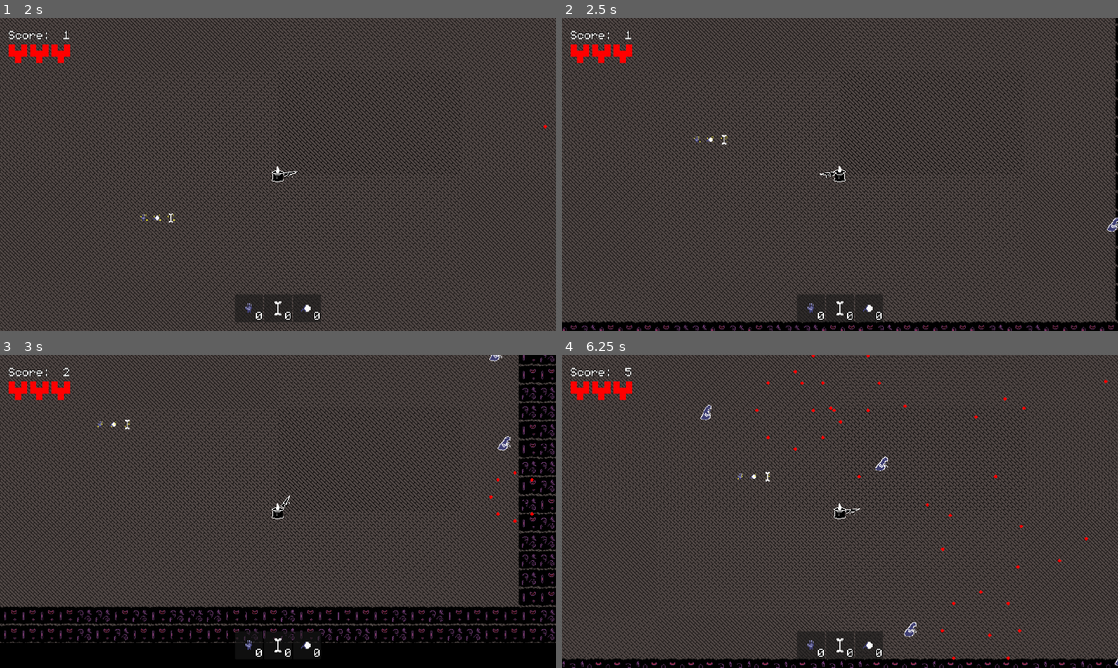
Above: before the commit, frames 1-4 (two rows, left to right).
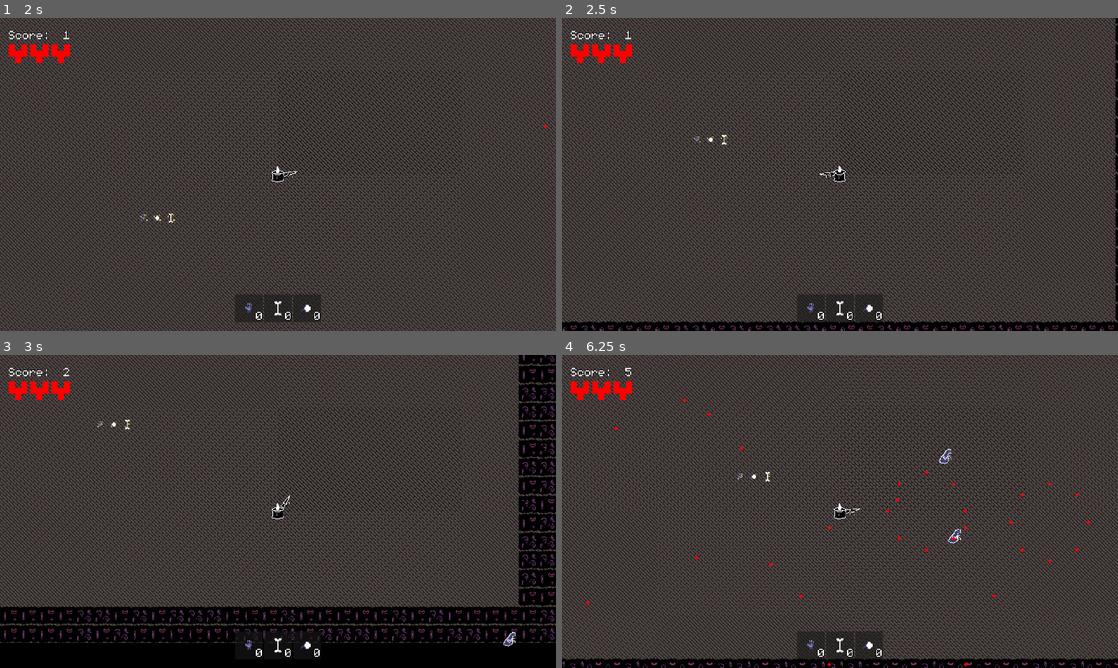
Above: after the commit, the same moments.

Repository: pablopenna/out-of-philosophers-stones
Game: Godot game, scene res://scenes/levels/main_menu.tscn
The game is run twice, just before and just after one commit, with the same random seed, the same clock (stepped at 60 frames per second) and the same inputs.
Inputs (mouse positions are in pixels of both pictures, inside the frame that each line leads up to):
- Up to frame 1 (2 s): click "Start Game" at 0.5 s; move the mouse to (400, 158) at 1.27 s; hold D (move_right) from 1.28 s (still down); click (400, 158) at 1.35 s
- Up to frame 2 (2.5 s): move the mouse to (728, 190) at 2.02 s; release D (move_right) at 2.03 s; hold S (move_down) from 2.03 s (still down); tap 2 (toss_bone) at 2.1 s
- Up to frame 3 (3 s): move the mouse to (333, 442) at 2.77 s; release S (move_down) at 2.78 s; hold D (move_right) from 2.78 s (still down); tap 3 (toss_eye) at 2.85 s
- Up to frame 4 (6.25 s): move the mouse to (812, 574) at 3.52 s; release D (move_right) at 3.53 s; hold W (move_up) 3.53-4.28 s; tap 1 (toss_hand) at 3.6 s; move the mouse to (1006, 558) at 4.27 s; hold Shift (walk) 4.28-5.03 s; hold A (move_left) 4.28-5.78 s; move the mouse to (673, 464) at 5.02 s; click (673, 464) at 5.1 s; move the mouse to (867, 511) at 5.77 s; hold S (move_down) from 5.78 s (still down); tap 2 (toss_bone) at 5.85 s

Frame 1 is identical in both runs. In frame 2, less than 0.1% of the frame differs, in the area x 98-100%, y 63-69%; in frame 3, 0.2%; in frame 4, 0.7%, in the area x 4-100%, y 0-100%.

Commit message:
Ammend previous commit by introducing a new loading screen scene that makes transitioning much easier and painless

Diff:
--- a/project.godot
+++ b/project.godot
@@ -19,8 +19,9 @@
 [autoload]
 
 GlobalEvents="*res://scenes/global_events.gd"
-AddToTreeUtils="*res://scenes/utils/add_to_tree_utils.gd"
+AddToTreeUtils="*res://scenes/auto_loads/add_to_tree_utils.gd"
 GlobalMusicPlayer="*res://scenes/global_music_player.gd"
+SceneLoaderUtil="*res://scenes/auto_loads/scene_loader_util.gd"
 
 [debug]
 
--- /dev/null
+++ b/scenes/auto_loads/scene_loader_util.gd
@@ -0,0 +1,23 @@
+extends Node # Autoload
+
+enum LoadableScene {
+	MAIN_MENU,
+	GAME,
+	GAME_OVER
+}
+
+var _scene_path_catalog: Dictionary = {
+	LoadableScene.MAIN_MENU: "res://scenes/levels/main_menu.tscn",
+	LoadableScene.GAME: "res://scenes/levels/game.tscn",
+	LoadableScene.GAME_OVER: "res://scenes/levels/game_over.tscn"
+}
+
+## Opens a loading screen to load the target scene from the resource path.
+## target: The target scene resource path
+## parameters: An optional set of parameters to pass to the new scene. Keep in mind the target scene needs to understand the parameters for them to work.
+func load_screen_to_scene(target: LoadableScene, parameters: Dictionary = {}) -> void:
+	var loading_screen = preload("res://scenes/loading_screen/loading_screen.tscn").instantiate() # Godot handles loading the loading screen upon game startup. We'll instance a new one here.
+	var next_scene_path = _scene_path_catalog[target]
+	loading_screen.next_scene_path = next_scene_path # Assign the next scene to the loader so it knows what to load
+	loading_screen.parameters = parameters # And the parameters to pass along
+	get_tree().current_scene.add_child(loading_screen) # Add the loading screen to the current scene. Note that this does not replace the current scene, so if you want the current scene to stop doing things, you'll need to pause it.
--- /dev/null
+++ b/scenes/common/button_load_scene.gd
@@ -0,0 +1,9 @@
+extends Button
+
+@export var scene_to_load: SceneLoaderUtil.LoadableScene
+
+func _ready() -> void:
+	pressed.connect(_on_pressed)
+
+func _on_pressed() -> void:
+	SceneLoaderUtil.load_screen_to_scene(scene_to_load)
--- a/scenes/game_state/game_state_manager.gd
+++ b/scenes/game_state/game_state_manager.gd
@@ -4,6 +4,8 @@
 
 const score_added_for_killed_enemy: int = 10
 const score_added_for_time_in_game_passed: int = 1
+
+var game_over_scene
 
 func _ready() -> void:
 	score = 0
@@ -22,5 +24,4 @@
 	GlobalEvents.score_updated.emit(score)
 
 func _game_over() -> void:
-	GlobalEvents.show_gameover_screen.emit(score)
-	get_tree().change_scene_to_file.call_deferred("res://scenes/levels/game_over.tscn")
+	SceneLoaderUtil.load_screen_to_scene(SceneLoaderUtil.LoadableScene.GAME_OVER, {"score": score})
--- a/scenes/levels/game.tscn
+++ b/scenes/levels/game.tscn
@@ -1,7 +1,8 @@
-[gd_scene load_steps=11 format=3 uid="uid://cgr1cp3u4fqks"]
+[gd_scene load_steps=12 format=3 uid="uid://cgr1cp3u4fqks"]
 
 [ext_resource type="PackedScene" uid="uid://dd37u1aoewtfa" path="res://scenes/game_state/game_state_manager.tscn" id="1_4cf3b"]
 [ext_resource type="PackedScene" uid="uid://bb1aihwwoqf1r" path="res://scenes/ui/in_game_ui/in_game_ui.tscn" id="1_7h547"]
+[ext_resource type="Script" path="res://scenes/loading_screen/loadable_scene.gd" id="1_id4g0"]
 [ext_resource type="Script" path="res://scenes/game_state/in-game-timer.gd" id="3_0cpyb"]
 [ext_resource type="Script" path="res://scenes/camera.gd" id="4_54scb"]
 [ext_resource type="Texture2D" uid="uid://b565nqi88eb6f" path="res://art/background.png" id="5_dhgss"]
@@ -14,6 +15,7 @@
 size = Vector2(1386, 789)
 
 [node name="Main" type="Node2D"]
+script = ExtResource("1_id4g0")
 
 [node name="GameStateManager" parent="." instance=ExtResource("1_4cf3b")]
 
--- /dev/null
+++ b/scenes/levels/game_over.gd
@@ -0,0 +1,5 @@
+extends LoadableScreen
+
+func _ready():
+	var game_over_iu = get_child(0)
+	game_over_iu.set_score.emit(parameters["score"])
--- a/scenes/levels/game_over.tscn
+++ b/scenes/levels/game_over.tscn
@@ -1,7 +1,9 @@
-[gd_scene load_steps=2 format=3 uid="uid://blbjnddiioi5r"]
+[gd_scene load_steps=3 format=3 uid="uid://blbjnddiioi5r"]
 
 [ext_resource type="PackedScene" uid="uid://bdxwyie4plx0y" path="res://scenes/ui/game_over/game_over_ui.tscn" id="1_obfyh"]
+[ext_resource type="Script" path="res://scenes/levels/game_over.gd" id="1_w0mgl"]
 
 [node name="GameOver" type="Node2D"]
+script = ExtResource("1_w0mgl")
 
 [node name="GameOver" parent="." instance=ExtResource("1_obfyh")]
--- a/scenes/levels/main_menu.tscn
+++ b/scenes/levels/main_menu.tscn
@@ -1,7 +1,9 @@
-[gd_scene load_steps=2 format=3 uid="uid://kgnnowhxcver"]
+[gd_scene load_steps=3 format=3 uid="uid://kgnnowhxcver"]
 
 [ext_resource type="PackedScene" uid="uid://dvv0o50flnpd8" path="res://scenes/ui/main_menu/main_menu_ui.tscn" id="1_mnvek"]
+[ext_resource type="Script" path="res://scenes/loading_screen/loadable_scene.gd" id="1_p1fq2"]
 
 [node name="MainMenu" type="Node2D"]
+script = ExtResource("1_p1fq2")
 
 [node name="MainMenuUI" parent="." instance=ExtResource("1_mnvek")]
--- /dev/null
+++ b/scenes/loading_screen/loadable_scene.gd
@@ -0,0 +1,3 @@
+class_name LoadableScreen extends Node
+
+var parameters: Dictionary
--- /dev/null
+++ b/scenes/loading_screen/loading_screen.gd
@@ -0,0 +1,19 @@
+extends CanvasLayer
+
+@export_file("*.tscn") var next_scene_path: String # Determines which scene to load
+@export var parameters: Dictionary # Temporarily stores parameters to be passed to target scene
+
+func _ready():
+	ResourceLoader.load_threaded_request(next_scene_path) # Starts the loading process behind the scenes
+
+func _process(delta):
+	if ResourceLoader.load_threaded_get_status(next_scene_path) == ResourceLoader.THREAD_LOAD_LOADED: # Checks to see if the file is finished loading
+		set_process(false) # Stops the process function; otherwise this block will be called multiple times and cause errors
+		# await get_tree().create_timer(1).timeout # Added a delay for testing purposes. Can be removed in the final game.
+		var new_scene: PackedScene = ResourceLoader.load_threaded_get(next_scene_path) # Gets the loaded scene, which is packed, so it'll have to be manually instantiated
+		var new_node = new_scene.instantiate() # Instantiates a copy of the loaded scene
+		new_node.parameters = parameters # Assigns parameters to new scene
+		var current_scene = get_tree().current_scene # Stores the currently active scene, so we can replace it later
+		get_tree().get_root().add_child(new_node) # Adds the new scene to the scene tree. This MUST happen before assigning it as the current scene.
+		get_tree().current_scene = new_node # Assigns our new scene as the current scene
+		current_scene.queue_free() # Now we can remove the original scene
--- /dev/null
+++ b/scenes/loading_screen/loading_screen.tscn
@@ -0,0 +1,40 @@
+[gd_scene load_steps=3 format=3 uid="uid://dgr8tntdjx25n"]
+
+[ext_resource type="Script" path="res://scenes/loading_screen/loading_screen.gd" id="1_p1pxk"]
+[ext_resource type="Theme" uid="uid://jfuat3dv2f8r" path="res://other_resources/oops_theme.tres" id="1_q67ip"]
+
+[node name="LoadingScreen" type="CanvasLayer"]
+script = ExtResource("1_p1pxk")
+
+[node name="Control" type="Control" parent="."]
+layout_mode = 3
+anchors_preset = 15
+anchor_right = 1.0
+anchor_bottom = 1.0
+grow_horizontal = 2
+grow_vertical = 2
+theme = ExtResource("1_q67ip")
+
+[node name="TextureRect" type="ColorRect" parent="Control"]
+layout_mode = 1
+anchors_preset = 15
+anchor_right = 1.0
+anchor_bottom = 1.0
+grow_horizontal = 2
+grow_vertical = 2
+color = Color(0, 0, 0, 1)
+
+[node name="Label" type="Label" parent="Control"]
+layout_mode = 1
+anchors_preset = 8
+anchor_left = 0.5
+anchor_top = 0.5
+anchor_right = 0.5
+anchor_bottom = 0.5
+offset_left = -37.5
+offset_top = -13.0
+offset_right = 37.5
+offset_bottom = 13.0
+grow_horizontal = 2
+grow_vertical = 2
+text = "Loading..."
--- a/scenes/player/player.tscn
+++ b/scenes/player/player.tscn
@@ -91,7 +91,7 @@
 
 [node name="HealthPointsManager" parent="." node_paths=PackedStringArray("hurtbox") instance=ExtResource("6_v44fv")]
 hurtbox = NodePath("../Hurtbox")
-health = 1
+health = 3
 
 [node name="HurtSound" type="AudioStreamPlayer" parent="."]
 stream = ExtResource("7_rr7gj")
--- a/scenes/ui/main_menu/floating_decoration.tscn
+++ b/scenes/ui/floating_decoration.tscn
@@ -1,7 +1,7 @@
 [gd_scene load_steps=5 format=3 uid="uid://bv0gud85vx8it"]
 
 [ext_resource type="Texture2D" uid="uid://es7bxu6grpjc" path="res://art/hand.png" id="1_o21sj"]
-[ext_resource type="Script" path="res://scenes/ui/main_menu/floating_decoration.gd" id="2_fwxuk"]
+[ext_resource type="Script" path="res://scenes/ui/floating_decoration.gd" id="2_fwxuk"]
 [ext_resource type="Texture2D" uid="uid://dios16sab1e1w" path="res://art/bone.png" id="3_pq81t"]
 [ext_resource type="Texture2D" uid="uid://cp4hv08ewgh08" path="res://art/eye.png" id="4_jho8n"]
 
--- a/scenes/ui/game_over/game_over.gd
+++ b/scenes/ui/game_over/game_over.gd
@@ -1,11 +1,3 @@
 extends CanvasLayer
 
 signal set_score(score: int)
-
-func _ready() -> void:
-	# visible = false
-	GlobalEvents.show_gameover_screen.connect(show_game_over)
-
-func show_game_over(score: int) -> void:
-	set_score.emit(score)
-	visible = true
--- a/scenes/ui/game_over/game_over_ui.tscn
+++ b/scenes/ui/game_over/game_over_ui.tscn
@@ -1,10 +1,9 @@
-[gd_scene load_steps=11 format=3 uid="uid://bdxwyie4plx0y"]
+[gd_scene load_steps=10 format=3 uid="uid://bdxwyie4plx0y"]
 
 [ext_resource type="Script" path="res://scenes/ui/game_over/game_over.gd" id="1_c5vnc"]
 [ext_resource type="Theme" uid="uid://jfuat3dv2f8r" path="res://other_resources/oops_theme.tres" id="1_cosxk"]
 [ext_resource type="Script" path="res://scenes/ui/game_over/score.gd" id="3_0nivb"]
-[ext_resource type="Script" path="res://scenes/ui/game_over/retry_button.gd" id="4_pgu5l"]
-[ext_resource type="Script" path="res://scenes/ui/game_over/main_menu_button.gd" id="5_chrq1"]
+[ext_resource type="Script" path="res://scenes/common/button_load_scene.gd" id="4_wjpm3"]
 
 [sub_resource type="StyleBoxFlat" id="StyleBoxFlat_rwn3g"]
 bg_color = Color(0, 0, 0, 0.784314)
@@ -94,14 +93,14 @@
 layout_mode = 2
 shortcut = SubResource("Shortcut_64tyi")
 text = "Retry (r)"
-script = ExtResource("4_pgu5l")
+script = ExtResource("4_wjpm3")
+scene_to_load = 1
 
 [node name="MainMenu" type="Button" parent="Control/MarginContainer/Panel/VBoxContainer/VBoxContainer"]
 layout_mode = 2
 shortcut = SubResource("Shortcut_l01ls")
 text = "Main Menu (esc)"
-script = ExtResource("5_chrq1")
+script = ExtResource("4_wjpm3")
+scene_to_load = null
 
 [connection signal="set_score" from="." to="Control/MarginContainer/Panel/VBoxContainer/HBoxContainer/Score" method="_on_game_over_set_score"]
-[connection signal="pressed" from="Control/MarginContainer/Panel/VBoxContainer/VBoxContainer/Retry" to="Control/MarginContainer/Panel/VBoxContainer/VBoxContainer/Retry" method="_on_pressed"]
-[connection signal="pressed" from="Control/MarginContainer/Panel/VBoxContainer/VBoxContainer/MainMenu" to="Control/MarginContainer/Panel/VBoxContainer/VBoxContainer/MainMenu" method="_on_pressed"]
--- a/scenes/ui/game_over/main_menu_button.gd
+++ /dev/null
@@ -1,4 +0,0 @@
-extends Button
-
-func _on_pressed():
-	get_tree().change_scene_to_file.call_deferred("res://scenes/levels/main_menu.tscn")
--- a/scenes/ui/game_over/retry_button.gd
+++ /dev/null
@@ -1,4 +0,0 @@
-extends Button
-
-func _on_pressed():
-	get_tree().change_scene_to_file.call_deferred("res://scenes/levels/game.tscn")
--- a/scenes/ui/main_menu/main_menu_ui.tscn
+++ b/scenes/ui/main_menu/main_menu_ui.tscn
@@ -1,10 +1,9 @@
-[gd_scene load_steps=12 format=3 uid="uid://dvv0o50flnpd8"]
+[gd_scene load_steps=11 format=3 uid="uid://dvv0o50flnpd8"]
 
 [ext_resource type="Theme" uid="uid://jfuat3dv2f8r" path="res://other_resources/oops_theme.tres" id="1_wqbpr"]
 [ext_resource type="Script" path="res://scenes/ui/main_menu/add_random_decorations.gd" id="2_2y1nu"]
-[ext_resource type="PackedScene" uid="uid://bv0gud85vx8it" path="res://scenes/ui/main_menu/floating_decoration.tscn" id="3_rxy7x"]
-[ext_resource type="Script" path="res://scenes/ui/main_menu/start_game_button.gd" id="4_nahdr"]
-[ext_resource type="PackedScene" uid="uid://cgr1cp3u4fqks" path="res://scenes/levels/game.tscn" id="5_tm2d0"]
+[ext_resource type="PackedScene" uid="uid://bv0gud85vx8it" path="res://scenes/ui/floating_decoration.tscn" id="3_rxy7x"]
+[ext_resource type="Script" path="res://scenes/common/button_load_scene.gd" id="4_scx45"]
 [ext_resource type="Script" path="res://scenes/ui/main_menu/toggle_fullscreen.gd" id="6_k0xn6"]
 [ext_resource type="Script" path="res://scenes/ui/main_menu/exit_button.gd" id="7_c6tg2"]
 
@@ -92,8 +91,8 @@
 layout_mode = 2
 shortcut = SubResource("Shortcut_xam7a")
 text = "Start Game"
-script = ExtResource("4_nahdr")
-scene_to_load = ExtResource("5_tm2d0")
+script = ExtResource("4_scx45")
+scene_to_load = 1
 
 [node name="FullScreen" type="Button" parent="Control/MarginContainer/ButtonsContainer"]
 layout_mode = 2
@@ -145,5 +144,4 @@
 text = "Font by datagoblin"
 uri = "https://datagoblin.itch.io/monogram"
 
-[connection signal="pressed" from="Control/MarginContainer/ButtonsContainer/StartGame" to="Control/MarginContainer/ButtonsContainer/StartGame" method="_on_pressed"]
 [connection signal="pressed" from="Control/MarginContainer/ButtonsContainer/Exit" to="Control/MarginContainer/ButtonsContainer/Exit" method="_on_pressed"]
--- a/scenes/ui/main_menu/start_game_button.gd
+++ /dev/null
@@ -1,6 +0,0 @@
-extends Button
-
-@export var scene_to_load: PackedScene
-
-func _on_pressed():
-	get_tree().change_scene_to_packed(scene_to_load)
Renamed: scenes/utils/add_to_tree_utils.gd -> scenes/auto_loads/add_to_tree_utils.gd
Renamed: scenes/utils/physics_layers_names_utils.gd -> scenes/auto_loads/physics_layers_names_utils.gd
Renamed: scenes/utils/random_pitch.gd -> scenes/common/random_pitch.gd
Renamed: scenes/ui/main_menu/floating_decoration.gd -> scenes/ui/floating_decoration.gd
